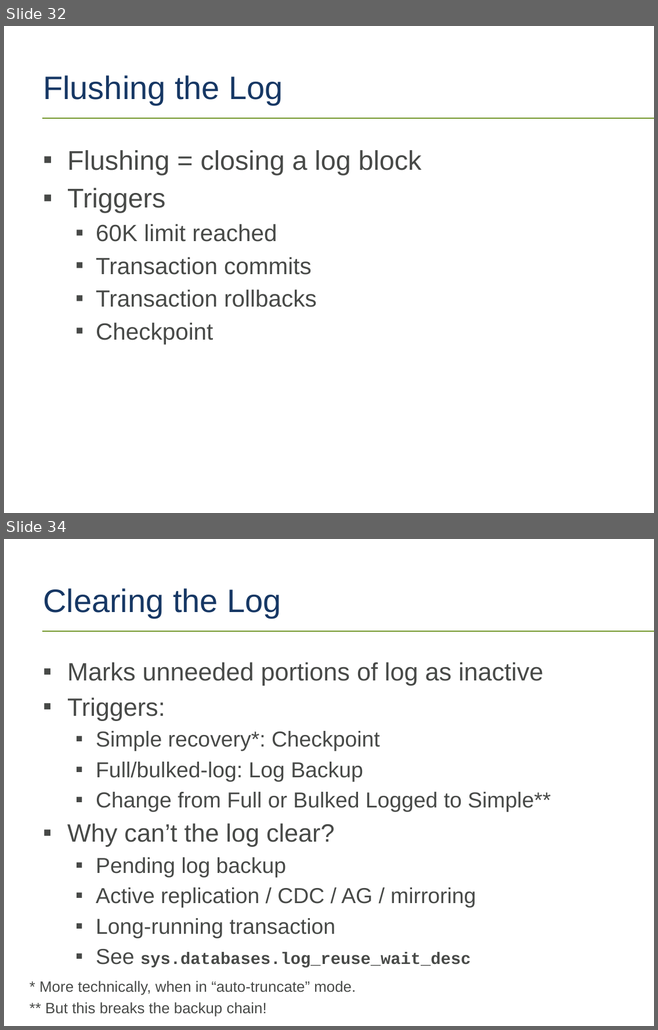
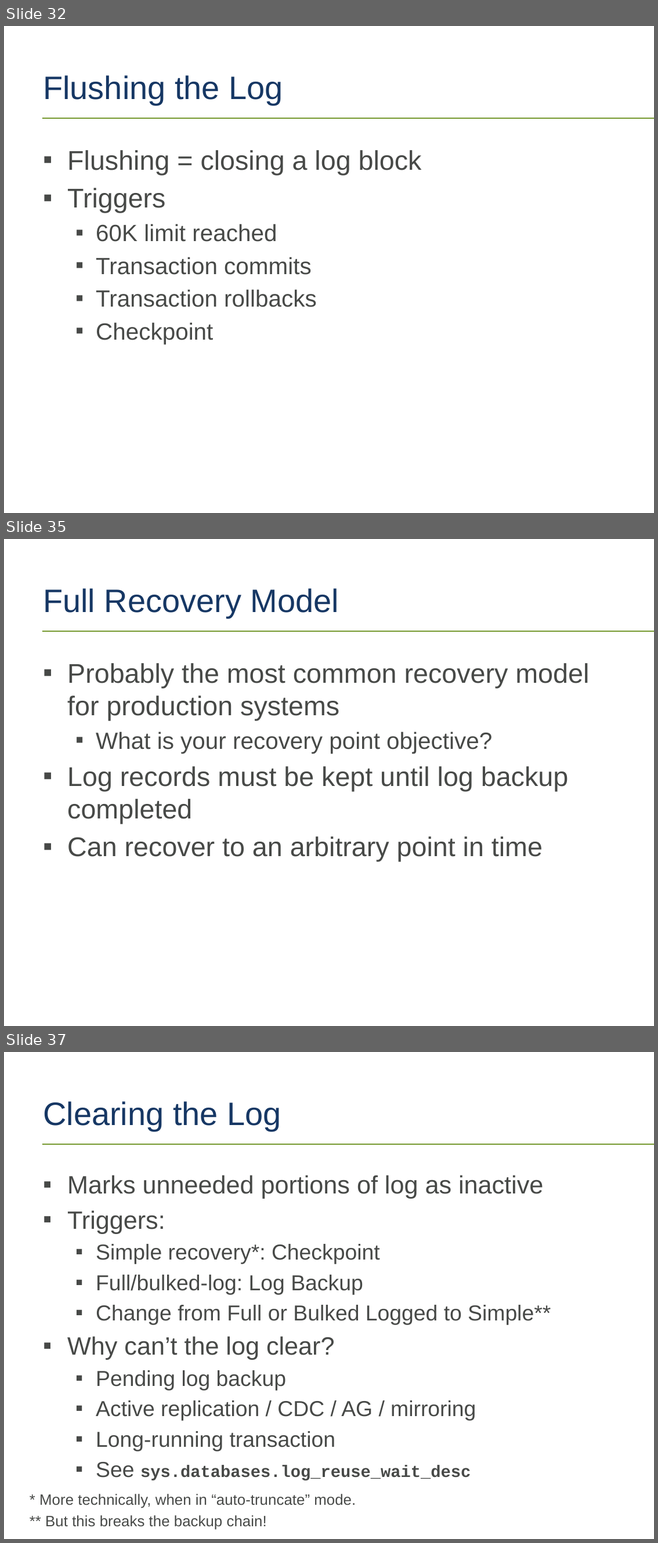
Before and after one commit to tf3604/LogFilePresentation, a slide deck: TransactionLog.pptx. Shown one above the other, each under a label of ours: slides 32 and 34 before the commit, slides 32, 35 and 37 after it; the slides between them are not shown. The pictures are 658x1030 and 658x1543 pixels, drawn with LibreOffice and Linux fonts; fonts in the diff are those of the drawing; background and template pictures are left out. Boxes give left, top, right and bottom in pixels: in the first picture for what was removed or moved away, otherwise in the second. Text is boxed around its words. In the diff, an @@ line names an element or a change of style, - is before the commit and + after.

Commit message:
Split up recovery models slide.

```diff
--- a/TransactionLog.pptx
+++ b/TransactionLog.pptx
@@ slide 35 added at (4,539,654,1026), background #FFFFFF; not listed: 1 template element that a slide beside it also shows @@
@@ title added at (43,588,339,617), 36 pt, text #163764 @@
+Full Recovery Model
@@ text added at (67,663,589,861), 30 pt, text #474947 @@
+▪ Probably the most common recovery model for production systems
+  ▪ What is your recovery point objective?
+▪ Log records must be kept until log backup completed
+▪ Can recover to an arbitrary point in time
@@ what was slide 34 is now slide 37 @@
```
Also in this commit, not shown: 1 slide changed, 2 other slides added.
